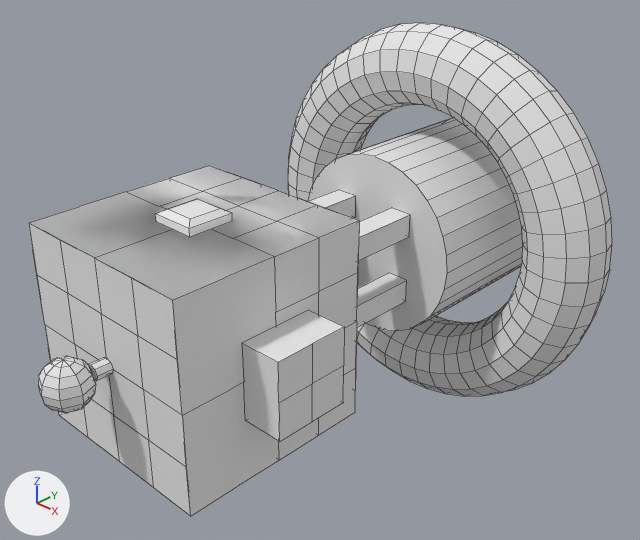
The Blender file Assets/Visuals/Models/HambbesUglySpaceship.blend, before and after one commit.
Before and after are seen from a camera (50 mm lens) standing at (1.801, -0.583, 1.281) and looking at (0.024, 1.253, 0.012). The lights are fixed; the arrows at lower left show +X, +Y and +Z. Mesh edges are drawn as thin lines.
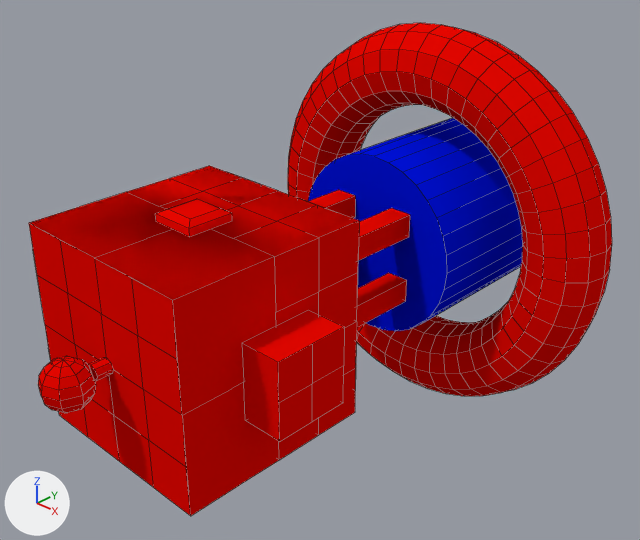
The newer file is also turned or shifted as a whole; pictures and numbers use the older file's frame.

Edits to the bpy script that builds the scene:
```text
Add mat_material_001:
    mat_material_001 = diffuse_material('Material.001')
    mat_material_001.base_color = (0.8, 0.00214, 0.0)  # red #e70700
Add mat_material_002:
    mat_material_002 = diffuse_material('Material.002')
    mat_material_002.base_color = (0.0, 0.00662, 0.8)  # blue #0013e7
Change me_cylinder:
    where me_cylinder.from_pydata(...)  # 1015 vertices, 860 faces; spans x -5.94..5.92, y -5.92..5.94, z -3.39..2.09
    used by ob_cylinder; location = (0.001, 1.447, -0.002); rotation_euler = (1.571, 0.0, 0.0), in degrees (90, 0, 0); scale = (0.118, 0.118, -0.348)
    me_cylinder part 1: 826 of the faces centred in x -5.84..5.82, y -5.82..5.84, z -3.35..1.56 switch from mat_material (white #e7e7e7) to mat_material_001 (red #e70700)
    me_cylinder part 2: all 32 faces centred in x -2.7..2.67, y -2.68..2.7, z 1.17 switch from mat_material (white #e7e7e7) to mat_material_002 (blue #0013e7)
    me_cylinder part 3: the 1 face centred in x -0.01, y 0.01, z 0.25 switches from mat_material (white #e7e7e7) to mat_material_002 (blue #0013e7)
```

Boxes [x1, y1, x2, y2] around the edits, measured in the pictures (640 x 540 px):
part 1 of me_cylinder, recoloured (white to red): [29, 23, 612, 516] in both
part 2 of me_cylinder, recoloured (white to blue): [348, 118, 523, 323] in both
part 3 of me_cylinder, recoloured (white to blue): [308, 154, 447, 331] in both
